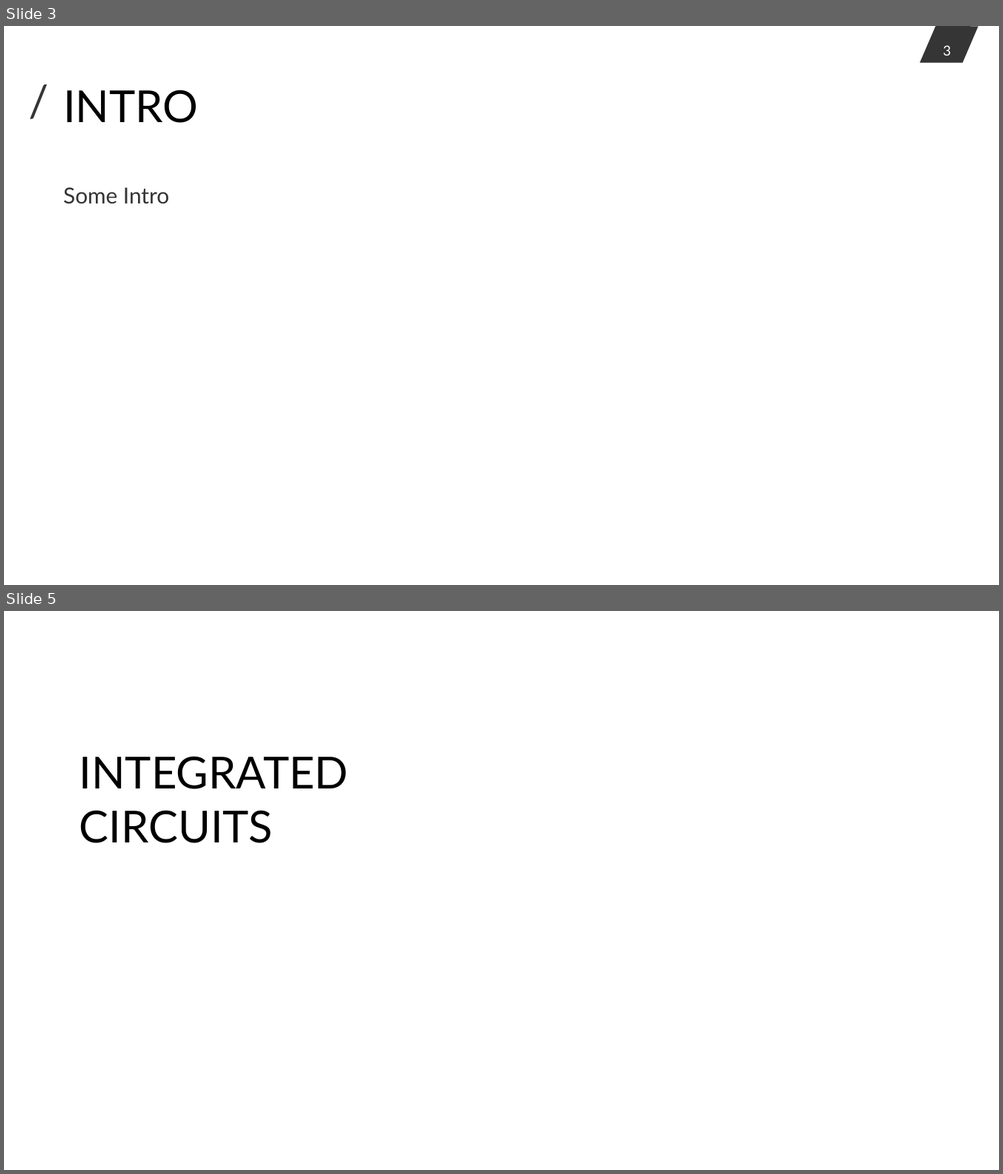
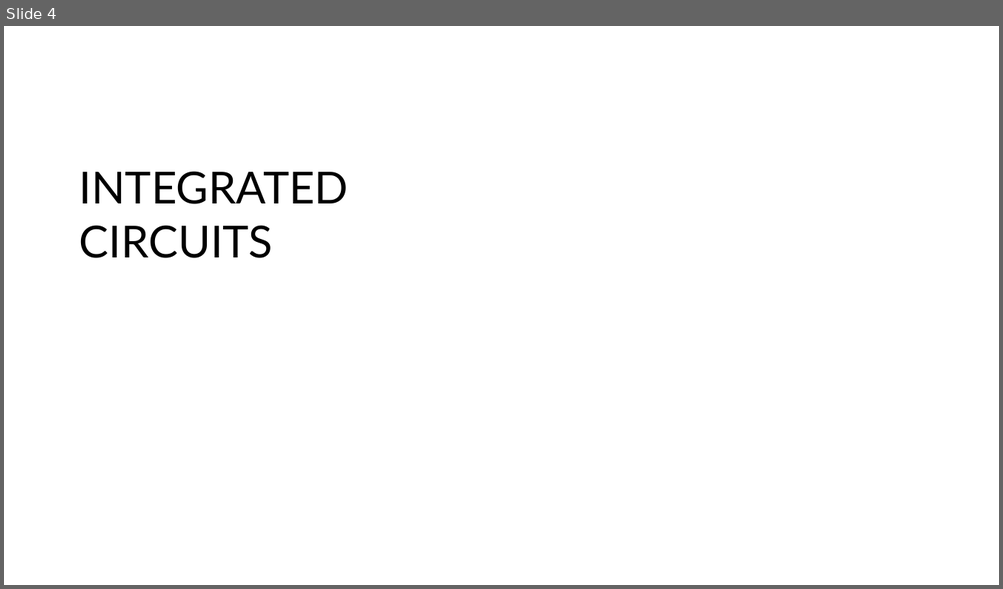
Before and after one commit to StephanStofer/hslu-iot, a slide deck: doc/presentation.pptx. Shown one above the other, each under a label of ours: slides 3 and 5 before the commit, slide 4 after it; the slides between them are not shown. The pictures are 1003x1174 and 1003x589 pixels, drawn with LibreOffice and Linux fonts; fonts in the diff are those of the drawing; background and template pictures are left out. Boxes give left, top, right and bottom in pixels: in the first picture for what was removed or moved away, otherwise in the second. Text is boxed around its words. In the diff, an @@ line names an element or a change of style, - is before the commit and + after.

```diff
--- a/doc/presentation.pptx
+++ b/doc/presentation.pptx
@@ slide 3 removed at [4,26,999,585], background #FFFFFF @@
@@ page number removed at [920,26,979,63] @@
-3
@@ text removed at [19,69,53,133] @@
-/
@@ title removed at [63,90,198,123] @@
-INTRO
@@ text removed at [63,187,169,204] @@
-Some Intro
@@ what was slide 5 is now slide 4 @@
```
Also in this commit, not shown: 2 slides changed, 2 slides added, 3 other slides removed.
